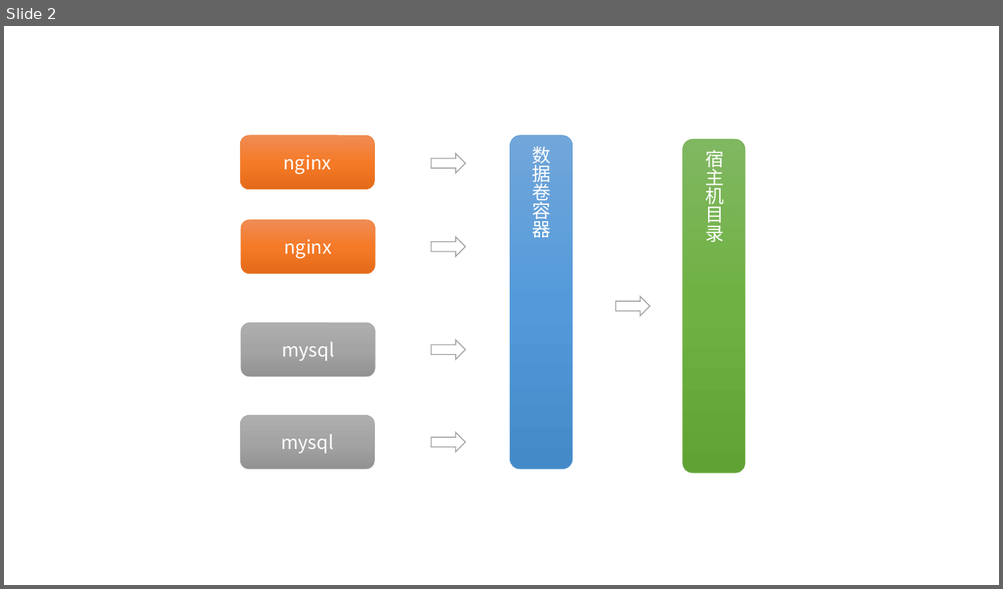
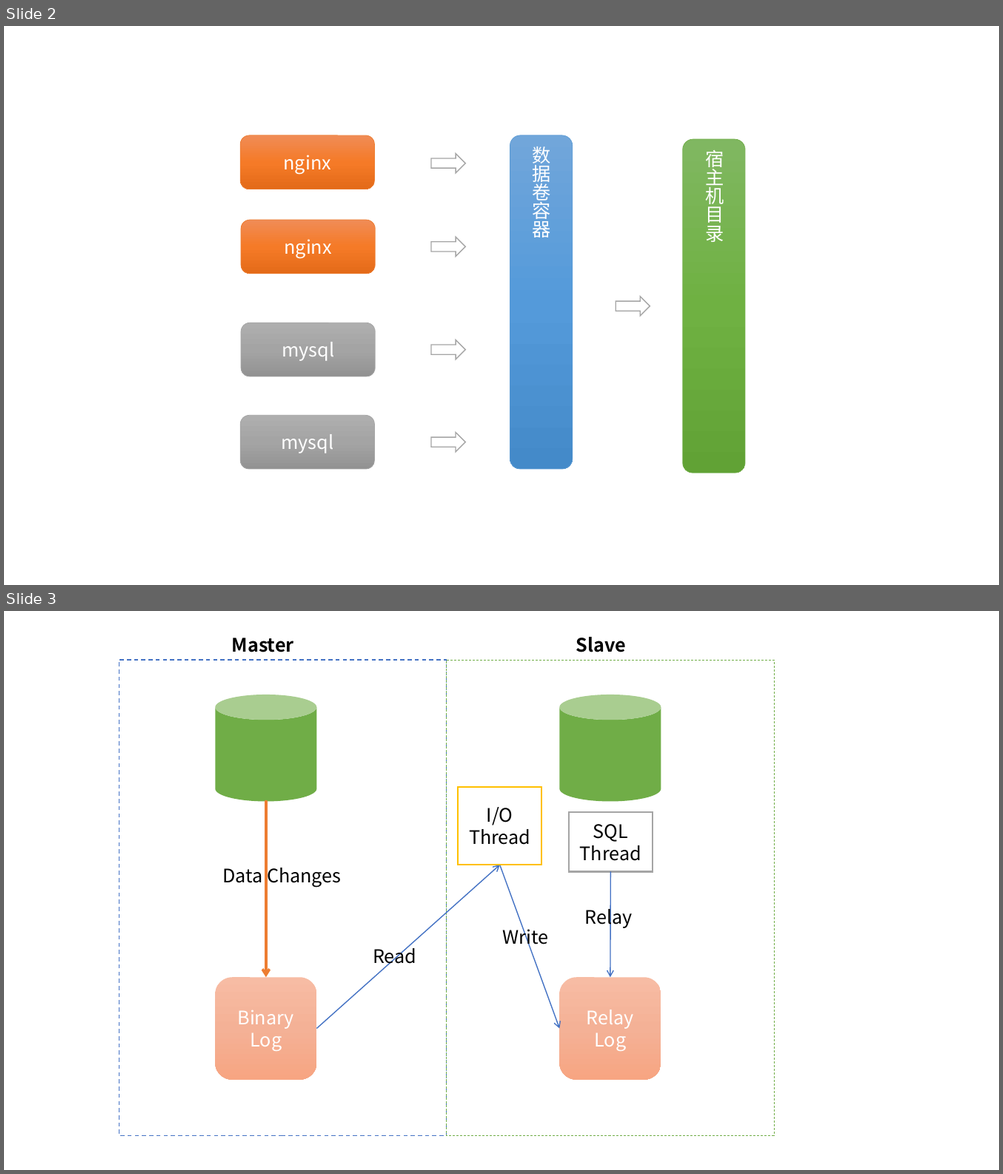
Before and after one commit to kkzfl22/learn-md, a slide deck: docker/Docker笔记.pptx. Shown one above the other, each under a label of ours: slide 2 before the commit, slides 2 and 3 after it. The pictures are 1003x589 and 1003x1174 pixels, drawn with LibreOffice and Linux fonts; fonts in the diff are those of the drawing. Boxes give left, top, right and bottom in pixels: in the first picture for what was removed or moved away, otherwise in the second. Text is boxed around its words. In the diff, an @@ line names an element or a change of style, - is before the commit and + after.

```diff
--- a/docker/Docker笔记.pptx
+++ b/docker/Docker笔记.pptx
@@ slide 3 added at [4, 611, 999, 1170], background #FFFFFF @@
@@ text added at [232, 638, 294, 652], 18 pt, text #000000, bold @@
+Master
@@ text added at [576, 637, 626, 652], 18 pt, text #000000, bold @@
+Slave
@@ rectangle added at [119, 660, 447, 1136], outline #4472C4 1 pt dashed @@
@@ rectangle added at [447, 660, 774, 1136], outline #70AD47 0.5 pt dashed @@
@@ cylinder added at [215, 695, 316, 801], fill #70AD47 @@
@@ cylinder added at [559, 695, 660, 801], fill #70AD47 @@
@@ rectangle added at [458, 787, 541, 865], outline #FFC000 1.5 pt, 18 pt, text #000000 @@
+I/O Thread
@@ arrow added from (266, 801) to (266, 977), #ED7D31 2.5 pt @@
@@ rectangle added at [569, 812, 652, 872], outline #A5A5A5 1.5 pt, 18 pt, text #000000 @@
+SQL Thread
@@ text added at [222, 863, 341, 887], 18 pt, text #000000 @@
+Data Changes
@@ arrow added from (316, 1029) to (499, 866), #4472C4 1 pt @@
@@ arrow added from (499, 866) to (559, 1029), #4472C4 1 pt @@
@@ arrow added from (611, 872) to (610, 977), #4472C4 1 pt @@
@@ text added at [585, 905, 632, 928], 18 pt, text #000000 @@
+Relay
@@ text added at [502, 925, 548, 948], 18 pt, text #000000 @@
+Write
@@ text added at [373, 945, 416, 968], 18 pt, text #000000 @@
+Read
@@ rounded rectangle added at [215, 977, 316, 1079], fill gradient #F7BDA5 to #F5B196 to #F8A582, 18 pt, text #FFFFFF @@
+Binary Log
@@ rounded rectangle added at [559, 977, 660, 1079], fill gradient #F7BDA5 to #F5B196 to #F8A582, 18 pt, text #FFFFFF @@
+Relay Log
```
Also in this commit, not shown: 2 other files.
